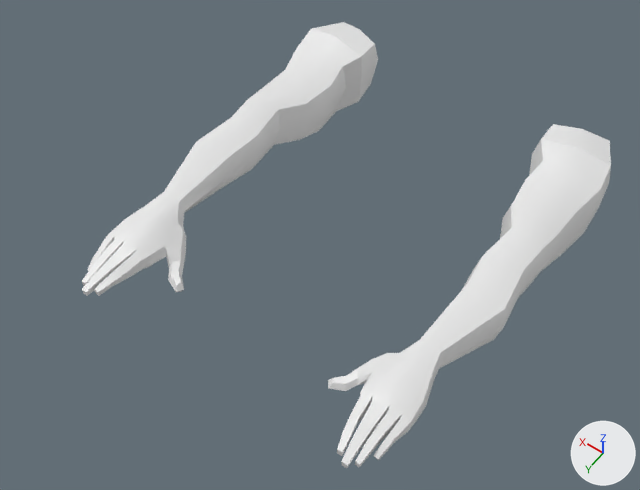
Before and after pictures for a commit that changed the glTF model BlenderTutorial/arms_with_revolver.glb.
Rendered twice from a camera (50 mm lens) standing at (-0.936, 2.039, 2.109) and looking at (0.02, 0.701, 0.006). The lights are fixed; the arrows at lower right show +X, +Y and +Z. The picture after the commit comes second. Where no turn or scale is listed for an object, it has been applied to the vertices.
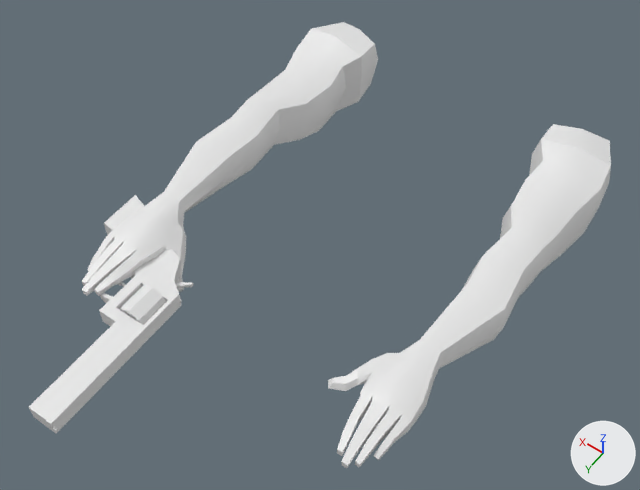
Diff of the bpy script that builds the scene:
```diff
--- a/BlenderTutorial/arms_with_revolver.glb.py
+++ b/BlenderTutorial/arms_with_revolver.glb.py
@@ me_cylinder @@
+me_cylinder.from_pydata(...)  # 304 vertices, 628 faces; spans x -0.299..-0.1997, y 0.1544..0.2536, z -0.0496..0.0496
@@ me_cube_003 @@
+me_cube_003.from_pydata(...)  # 20 vertices, 36 faces; spans x -0.3062..-0.253, y 0.0555..0.1362, z -0.0069..0.0061
@@ me_cube_002 @@
+me_cube_002.from_pydata(...)  # 32 vertices, 60 faces; spans x -0.1966..-0.1124, y 0.129..0.205, z -0.0133..0.0133
@@ me_cube_001 @@
+me_cube_001.from_pydata(...)  # 180 vertices, 368 faces; spans x -0.321..0.044, y -0.084..0.614, z -0.028..0.028
@@ ob_cylinder_001 @@
+ob_cylinder_001 = bpy.data.objects.new('Cylinder.001', me_cylinder)
+ob_cylinder_001.location = (0.535, 0.981, 0.017)
@@ ob_cube_006 @@
+ob_cube_006 = bpy.data.objects.new('Cube.006', me_cube_003)
+ob_cube_006.location = (0.535, 0.981, 0.017)
@@ ob_cube_005 @@
+ob_cube_005 = bpy.data.objects.new('Cube.005', me_cube_002)
+ob_cube_005.location = (0.535, 0.981, 0.017)
@@ ob_cube_003 @@
+ob_cube_003 = bpy.data.objects.new('Cube.003', me_cube_001)
+ob_cube_003.location = (0.535, 0.981, 0.017)
```

Boxes (x1, y1, x2, y2) around the edits, measured in the pictures (640 x 490 px):
'Cube.003', added
    after: (29, 195, 182, 433)
'Cylinder.001', added
    after: (120, 284, 166, 325)
'Cube.006', added
    after: (176, 282, 194, 288)
'Cube.005', added
    after: (116, 282, 126, 287)
